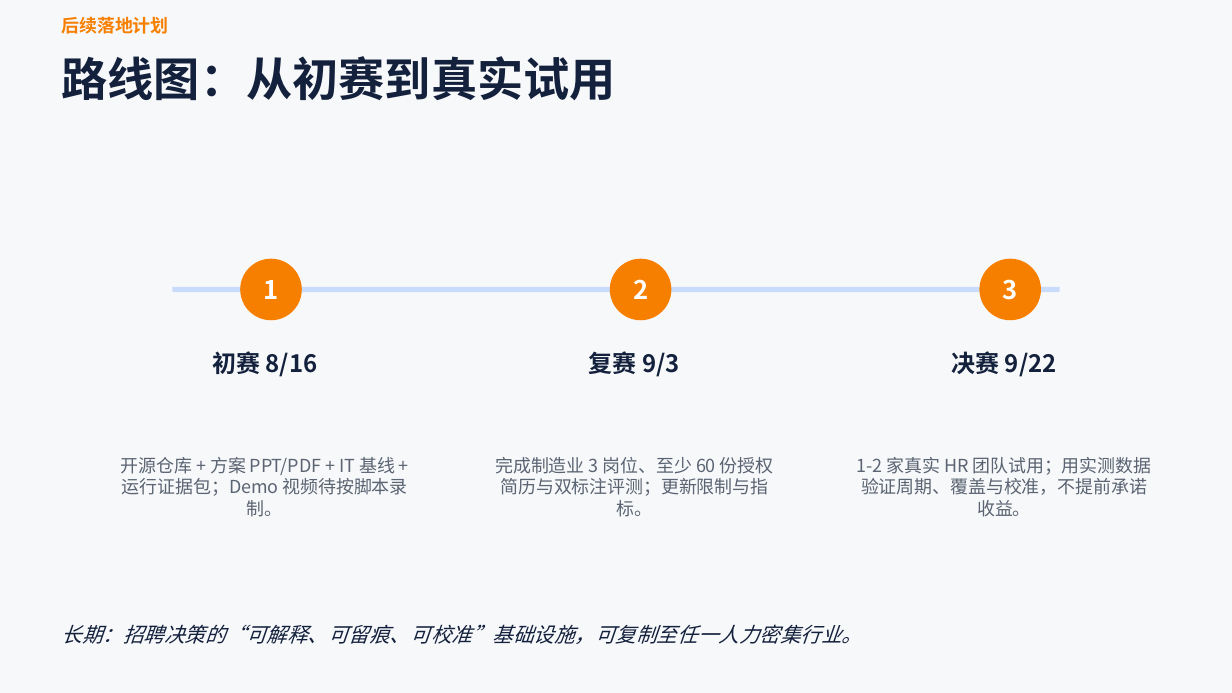
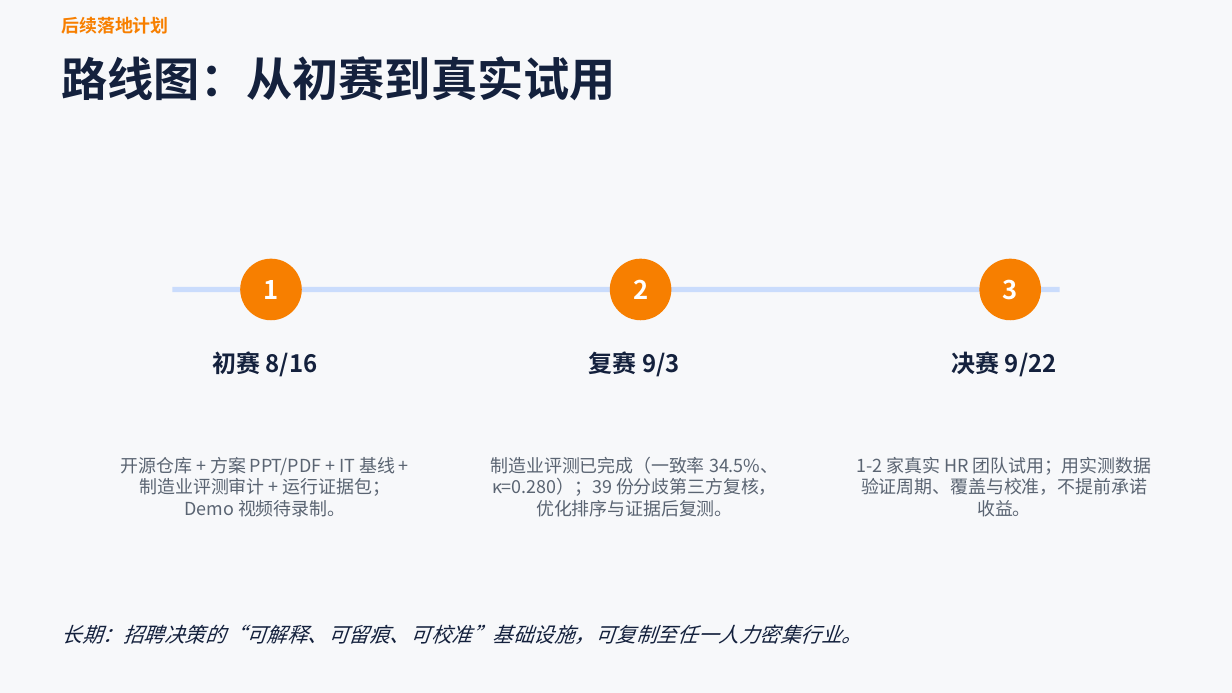
Before and after one commit to xyljobs/recruit-agent, a slide deck: slide 11 of docs/GOAI无界应用_方案PPT.pptx. Drawn at 1232x693 pixels with LibreOffice and Linux fonts; fonts in the diff are those of the drawing. Boxes give left, top, right and bottom in pixels: in the first picture for what was removed or moved away, otherwise in the second. Text is boxed around its words. In the diff, an @@ line names an element or a change of style, - is before the commit and + after.

Commit message:
docs: GOAI 初赛材料更新（简介/PPT/证据截图/评测口径与演示 AI 准备脚本）

```diff
--- a/docs/GOAI无界应用_方案PPT.pptx
+++ b/docs/GOAI无界应用_方案PPT.pptx
@@ text at (x1=121, y1=457, x2=395, y2=517): text changed @@
-开源仓库 + 方案 PPT/PDF + IT 基线 + 运行证据包；Demo 视频待按脚本录制。
+开源仓库 + 方案 PPT/PDF + IT 基线 + 制造业评测审计 + 运行证据包；Demo 视频待录制。
@@ text at (x1=491, y1=457, x2=778, y2=517): text changed @@
-完成制造业 3 岗位、至少 60 份授权简历与双标注评测；更新限制与指标。
+制造业评测已完成（一致率 34.5%、κ=0.280）；39 份分歧第三方复核，优化排序与证据后复测。
```
Also in this commit, not shown: 3 other slides changed, 18 other files.
